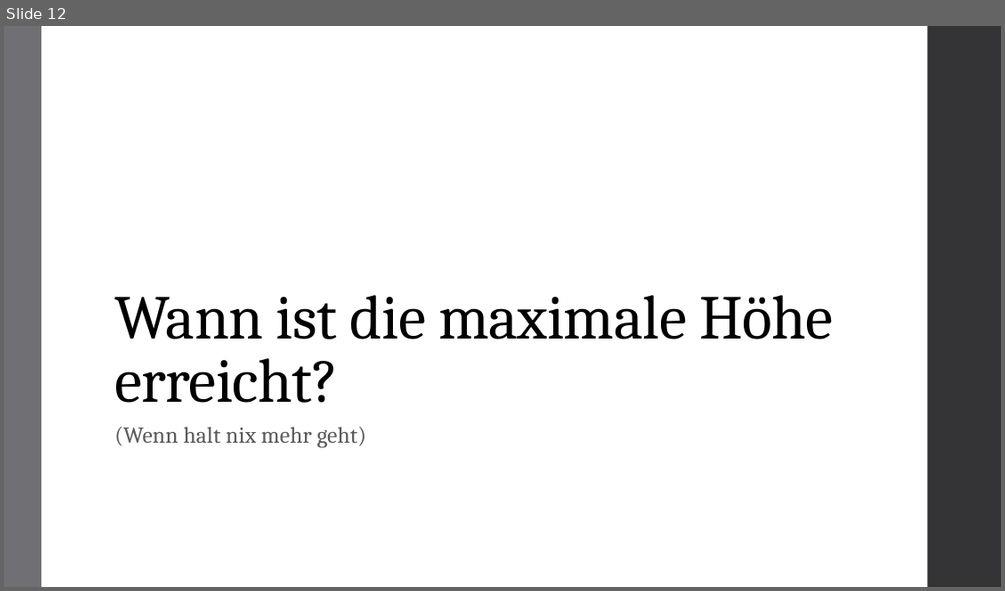
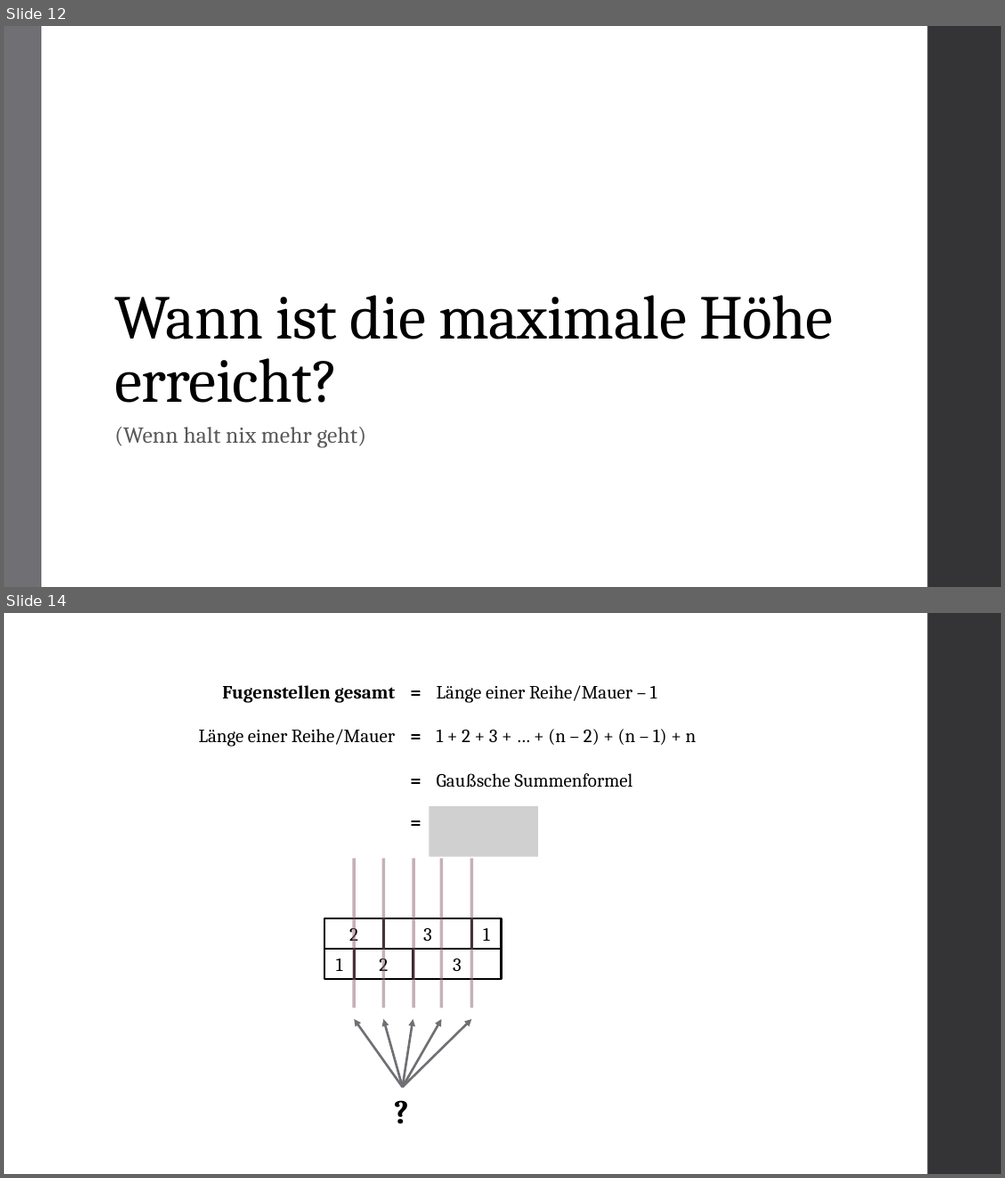
Before and after one commit to atalantus/BwInf36_Runde02, a slide deck: Aufgabe01_Praesentation.pptx. Shown one above the other, each under a label of ours: slide 12 before the commit, slides 12 and 14 after it; the slides between them are not shown. The pictures are 1005x591 and 1005x1178 pixels, drawn with LibreOffice and Linux fonts; fonts in the diff are those of the drawing; grey boxes stand for pictures. Boxes give left, top, right and bottom in pixels: in the first picture for what was removed or moved away, otherwise in the second. Text is boxed around its words. In the diff, an @@ line names an element or a change of style, - is before the commit and + after.

```diff
--- a/Aufgabe01_Praesentation.pptx
+++ b/Aufgabe01_Praesentation.pptx
@@ slide 14 added at <box>4,613,1001,1174</box>, background #FFFFFF; not listed: 1 template element that a slide beside it also shows @@
@@ text added at <box>222,685,395,703</box>, 18 pt, text #000000, bold @@
+Fugenstellen gesamt
@@ text added at <box>403,676,429,706</box>, 18 pt, text #000000, bold @@
+=
@@ text added at <box>437,685,657,703</box>, 18 pt, text #000000 @@
+Länge einer Reihe/Mauer – 1
@@ text added at <box>199,729,395,747</box>, 18 pt, text #000000 @@
+Länge einer Reihe/Mauer
@@ text added at <box>403,721,429,751</box>, 18 pt, text #000000, bold @@
+=
@@ text added at <box>437,729,696,745</box>, 18 pt, text #000000 @@
+1 + 2 + 3 + … + (n – 2) + (n – 1) + n
@@ text added at <box>403,765,429,795</box>, 18 pt, text #000000, bold @@
+=
@@ text added at <box>437,773,633,787</box>, 18 pt, text #000000 @@
+Gaußsche Summenformel
@@ text added at <box>403,806,429,835</box>, 18 pt, text #000000, bold @@
+=
@@ picture added at <box>429,806,538,857</box> @@
@@ line added from (354, 1008) to (354, 859), #8D6374 3 pt @@
@@ line added from (384, 1008) to (384, 859), #8D6374 3 pt @@
@@ line added from (413, 1008) to (413, 859), #8D6374 3 pt @@
@@ line added from (442, 1008) to (442, 859), #8D6374 3 pt @@
@@ line added from (471, 1008) to (471, 859), #8D6374 3 pt @@
@@ rectangle added at <box>324,919,384,949</box>, fill #FFFFFF, outline #000000 2.25 pt, 18 pt, text #000000 @@
+2
@@ rectangle added at <box>384,919,472,949</box>, fill #FFFFFF, outline #000000 2.25 pt, 18 pt, text #000000 @@
+3
@@ rectangle added at <box>472,919,502,949</box>, fill #FFFFFF, outline #000000 2.25 pt, 18 pt, text #000000 @@
+1
@@ rectangle added at <box>324,949,354,979</box>, fill #FFFFFF, outline #000000 2.25 pt, 18 pt, text #000000 @@
+1
@@ rectangle added at <box>354,949,413,979</box>, fill #FFFFFF, outline #000000 2.25 pt, 18 pt, text #000000 @@
+2
@@ rectangle added at <box>413,949,502,979</box>, fill #FFFFFF, outline #000000 2.25 pt, 18 pt, text #000000 @@
+3
@@ arrow added from (403, 1087) to (354, 1019), #6F6F74 2.25 pt @@
@@ arrow added from (403, 1087) to (384, 1019), #6F6F74 2.25 pt @@
@@ arrow added from (403, 1087) to (413, 1019), #6F6F74 2.25 pt @@
@@ arrow added from (403, 1087) to (442, 1019), #6F6F74 2.25 pt @@
@@ arrow added from (403, 1087) to (471, 1019), #6F6F74 2.25 pt @@
@@ text added at <box>387,1087,419,1135</box>, 32 pt, text #000000, bold @@
+?
```
Also in this commit, not shown: 9 slides changed, 6 other slides added.
